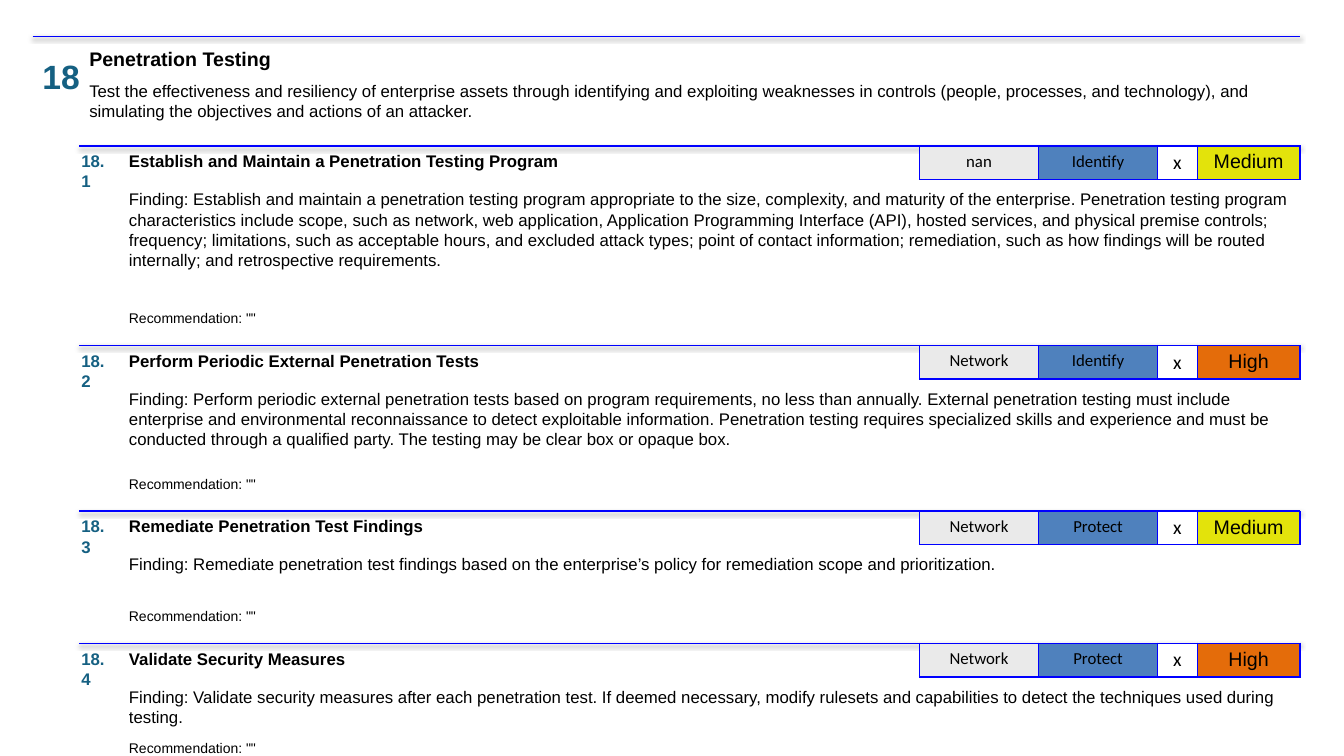
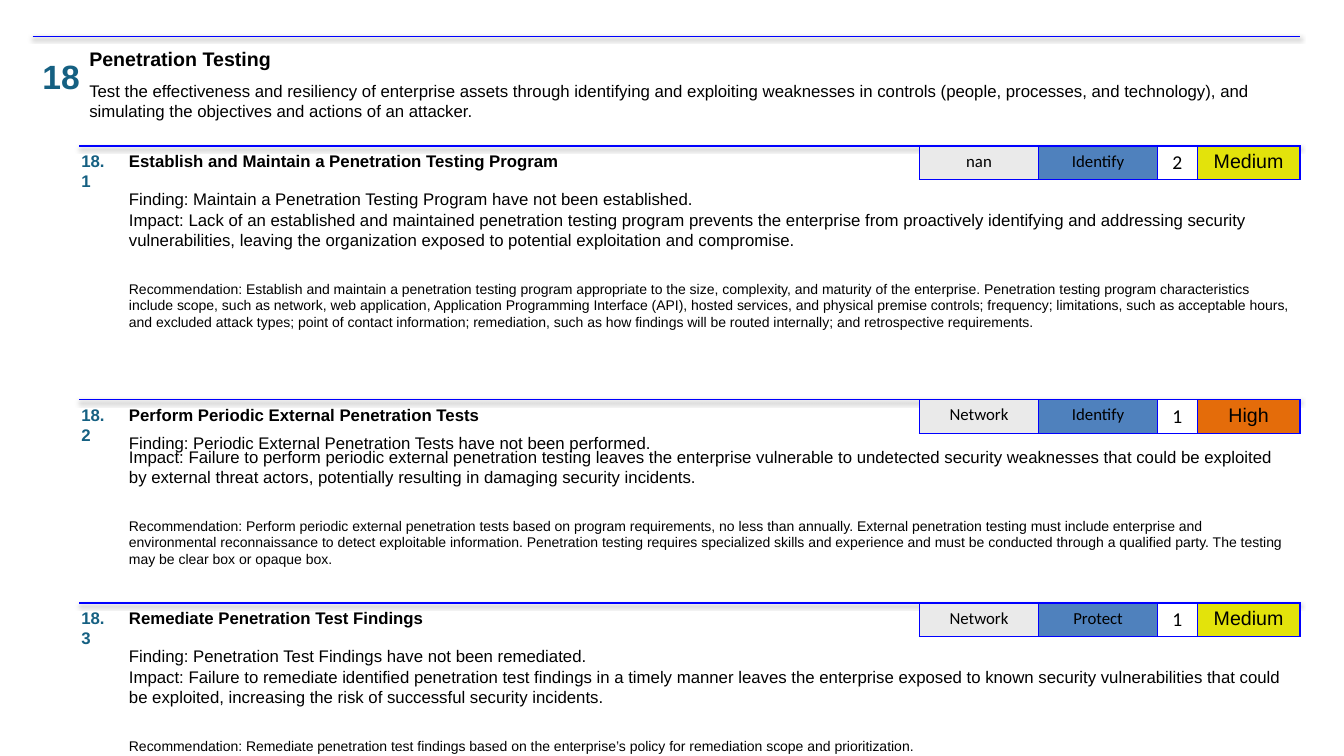
Before and after one commit to lablanco/PowerPointAutomation, a slide deck: slide 49 of ppts/0001_SUMMARY.pptx (slide 43 before the commit). Drawn at 1344x756 pixels with LibreOffice and Linux fonts; fonts in the diff are those of the drawing. Boxes give left, top, right and bottom in pixels: in the first picture for what was removed or moved away, otherwise in the second. Text is boxed around its words. In the diff, an @@ line names an element or a change of style, - is before the commit and + after.

```diff
--- a/ppts/0001_SUMMARY.pptx
+++ b/ppts/0001_SUMMARY.pptx
@@ table at bbox=[920, 146, 1300, 177] @@
-row 1, column 3: x
+row 1, column 3: 2
@@ text added at bbox=[129, 193, 692, 209], 12 pt, text #000000 @@
+Finding: Maintain a Penetration Testing Program have not been established.
@@ text at bbox=[129, 214, 1246, 250]: text changed; size 10 to 12 pt @@
-Recommendation: ""
+Impact: Lack of an established and maintained penetration testing program prevents the enterprise from proactively identifying and addressing security vulnerabilities, leaving the organization exposed to potential exploitation and compromise.
@@ text at bbox=[129, 284, 1289, 330]: text changed; size 12 to 10 pt @@
-Finding: Establish and maintain a penetration testing program appropriate to the size, complexity, and maturity of the enterprise. Penetration testing program characteristics include scope, such as network, web application, Application Programming Interface (API), hosted services, and physical premise controls; frequency; limitations, such as acceptable hours, and excluded attack types; point of contact information; remediation, such as how findings will be routed internally; and retrospective requirements.
+Recommendation: Establish and maintain a penetration testing program appropriate to the size, complexity, and maturity of the enterprise. Penetration testing program characteristics include scope, such as network, web application, Application Programming Interface (API), hosted services, and physical premise controls; frequency; limitations, such as acceptable hours, and excluded attack types; point of contact information; remediation, such as how findings will be routed internally; and retrospective requirements.
@@ 2 texts, 1 table, 1 line: place and size @@
-2 texts, 1 table, 1 line at bbox=[80, 346, 1301, 387]
+2 texts, 1 table, 1 line at bbox=[80, 400, 1301, 441]
@@ table at bbox=[920, 400, 1300, 432] @@
-row 1, column 3: x
+row 1, column 3: 1
@@ text at bbox=[129, 437, 650, 454]: text changed; size 10 to 12 pt @@
-Recommendation: ""
+Finding: Periodic External Penetration Tests have not been performed.
@@ text added at bbox=[129, 449, 1271, 487], 12 pt, text #000000 @@
+Impact: Failure to perform periodic external penetration testing leaves the enterprise vulnerable to undetected security weaknesses that could be exploited by external threat actors, potentially resulting in damaging security incidents.
@@ line removed from (80, 511) to (1301, 511) @@
@@ text at bbox=[129, 521, 1282, 567]: text changed; size 12 to 10 pt @@
-Finding: Perform periodic external penetration tests based on program requirements, no less than annually. External penetration testing must include enterprise and environmental reconnaissance to detect exploitable information. Penetration testing requires specialized skills and experience and must be conducted through a qualified party. The testing may be clear box or opaque box.
+Recommendation: Perform periodic external penetration tests based on program requirements, no less than annually. External penetration testing must include enterprise and environmental reconnaissance to detect exploitable information. Penetration testing requires specialized skills and experience and must be conducted through a qualified party. The testing may be clear box or opaque box.
@@ line moved from (80, 643) - (1301, 643) to (80, 603) - (1301, 603) @@
@@ text removed at bbox=[129, 611, 242, 621] @@
-Recommendation: ""
@@ 2 texts, 1 table: place and size @@
-2 texts, 1 table at bbox=[81, 511, 1300, 553]
+2 texts, 1 table at bbox=[81, 603, 1300, 644]
@@ table at bbox=[920, 603, 1300, 634] @@
-row 1, column 3: x
+row 1, column 3: 1
@@ text removed at bbox=[81, 653, 104, 685] @@
-18.4
@@ text removed at bbox=[129, 653, 345, 669] @@
-Validate Security Measures
@@ text added at bbox=[129, 650, 587, 666], 12 pt, text #000000 @@
+Finding: Penetration Test Findings have not been remediated.
@@ table removed at bbox=[920, 643, 1300, 675], 1 rows, 4 columns @@
-Network | Protect | x | High
@@ text added at bbox=[129, 671, 1280, 707], 12 pt, text #000000 @@
+Impact: Failure to remediate identified penetration test findings in a timely manner leaves the enterprise exposed to known security vulnerabilities that could be exploited, increasing the risk of successful security incidents.
@@ text removed at bbox=[129, 691, 1274, 727] @@
-Finding: Validate security measures after each penetration test. If deemed necessary, modify rulesets and capabilities to detect the techniques used during testing.
@@ text at bbox=[129, 741, 914, 754]: text changed; size 12 to 10 pt @@
-Finding: Remediate penetration test findings based on the enterprise’s policy for remediation scope and prioritization.
+Recommendation: Remediate penetration test findings based on the enterprise’s policy for remediation scope and prioritization.
@@ text removed at bbox=[129, 743, 242, 753] @@
-Recommendation: ""
```
Also in this commit, not shown: 38 other slides changed, 10 slides added, 4 slides removed, 4 other files.
